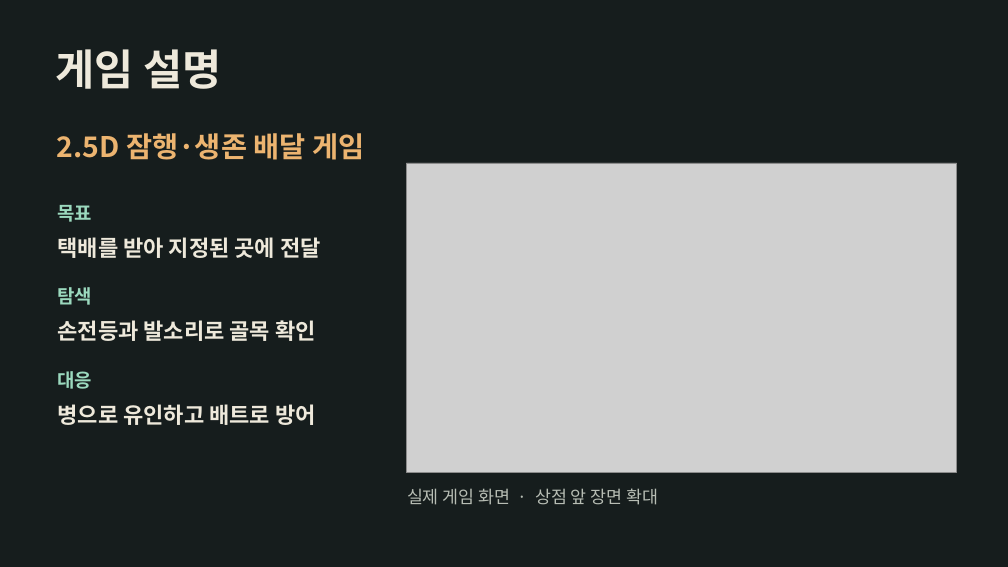
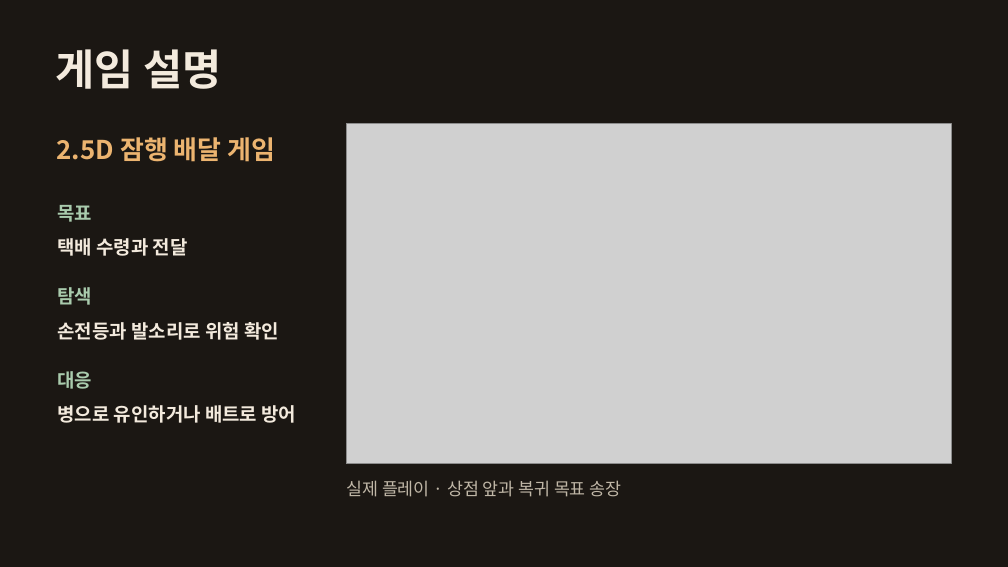
Before and after one commit to yoon778/2D_project, a slide deck: slide 3 of presentation/Dead_Route_2차발표.pptx. Drawn at 1008x567 pixels with LibreOffice and Linux fonts; fonts in the diff are those of the drawing; grey boxes stand for pictures. Boxes give left, top, right and bottom in pixels: in the first picture for what was removed or moved away, otherwise in the second. Text is boxed around its words. In the diff, an @@ line names an element or a change of style, - is before the commit and + after.

Commit message:
docs: R9 종이 송장 UI를 2차 발표에 반영

```diff
--- a/presentation/Dead_Route_2차발표.pptx
+++ b/presentation/Dead_Route_2차발표.pptx
@@ background #161D1D to #1B1713 @@
@@ text at <box>57,137,275,162</box>: text changed; size 27 to 24.8 pt @@
-2.5D 잠행·생존 배달 게임
+2.5D 잠행 배달 게임
@@ picture: place and size @@
-picture at <box>407,163,957,473</box>
+picture at <box>346,124,951,464</box>
@@ text at <box>57,238,188,256</box>: text changed; size 21 to 18 pt; text colour #EEE9DB to #F3EADD @@
-택배를 받아 지정된 곳에 전달
+택배 수령과 전달
@@ text at <box>57,322,279,340</box>: text changed; size 21 to 18 pt; text colour #EEE9DB to #F3EADD @@
-손전등과 발소리로 골목 확인
+손전등과 발소리로 위험 확인
@@ text colour #9BD9BE to #A9CBAD in 3 elements at <box>57,205,92,222</box>, <box>57,287,92,305</box>, <box>57,371,92,389</box> @@
@@ text at <box>57,405,297,423</box>: text changed; size 21 to 18 pt; text colour #EEE9DB to #F3EADD @@
-병으로 유인하고 배트로 방어
+병으로 유인하거나 배트로 방어
@@ text at <box>346,480,622,497</box>: text changed; text colour #B7BDB4 to #C0B7A7 @@
-실제 게임 화면 · 상점 앞 장면 확대
+실제 플레이 · 상점 앞과 복귀 목표 송장
```
Also in this commit, not shown: 4 other slides changed, 1 other file.
